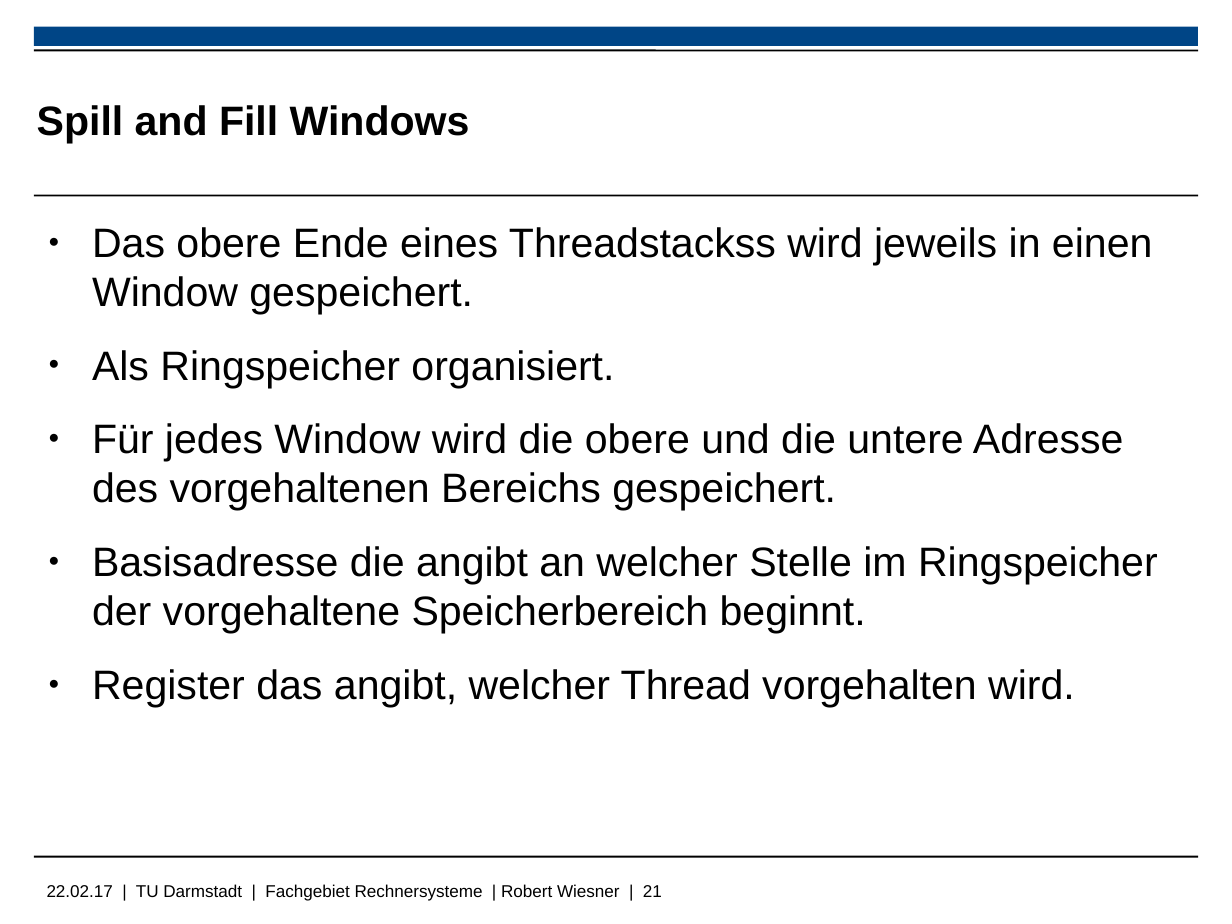
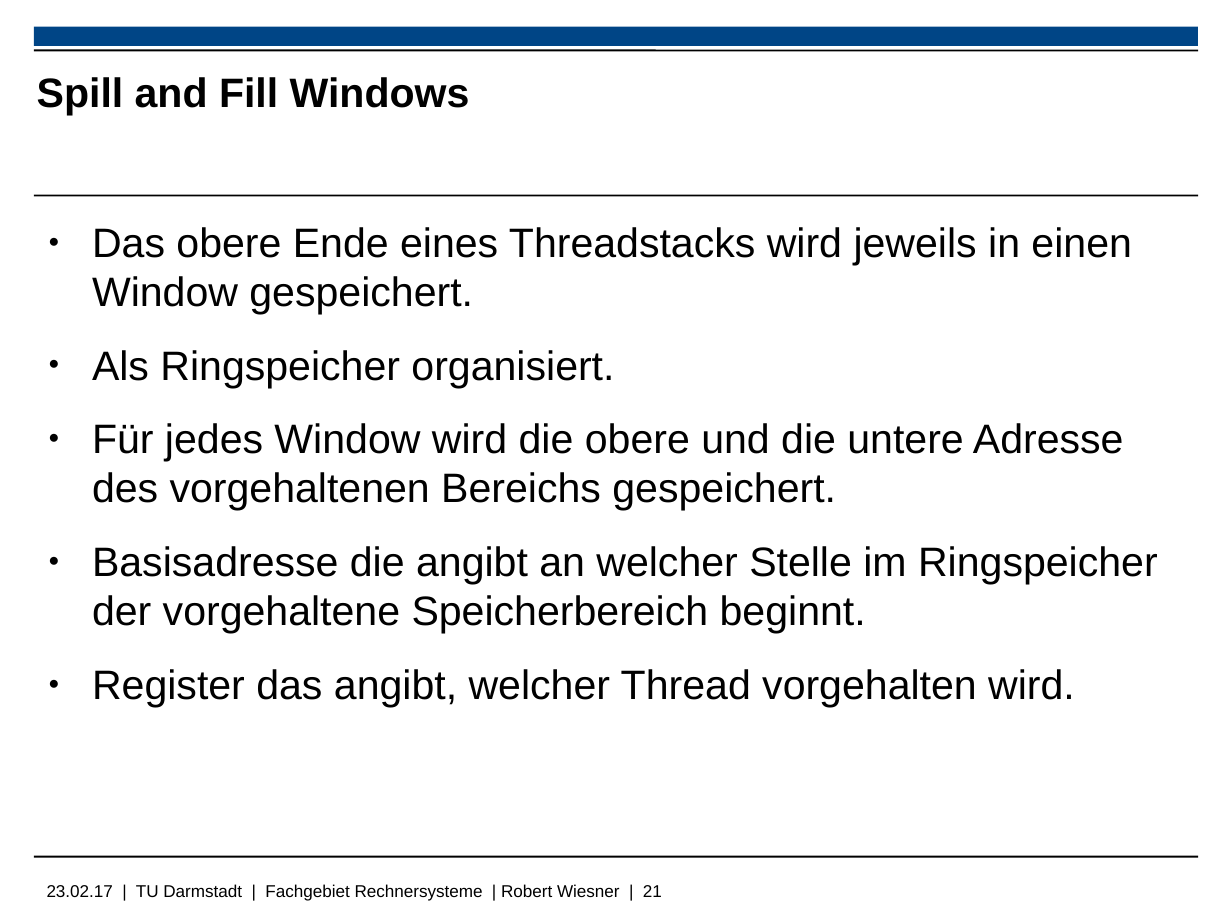
Before and after one commit to Wiero/PS_RS_REPORT, a slide deck: slide 21 of PräsentationSaF_Wiesner.odp. Drawn at 1232x924 pixels with LibreOffice and Linux fonts; fonts in the diff are those of the drawing; background and template pictures are left out. Boxes give left, top, right and bottom in pixels: in the first picture for what was removed or moved away, otherwise in the second. Text is boxed around its words. In the diff, an @@ line names an element or a change of style, - is before the commit and + after.

```diff
--- a/PräsentationSaF_Wiesner.odp
+++ b/PräsentationSaF_Wiesner.odp
@@ title "Spill and Fill Windows": place and size @@
-title "Spill and Fill Windows" at (37, 105, 470, 143)
+title "Spill and Fill Windows" at (37, 77, 470, 115)
@@ text at (92, 227, 1131, 314): text changed @@
-● Das obere Ende eines Threadstackss wird jeweils in einen Window gespeichert.
+● Das obere Ende eines Threadstacks wird jeweils in einen Window gespeichert.
@@ text at (47, 884, 662, 901): text changed @@
-22.02.17 | TU Darmstadt | Fachgebiet Rechnersysteme | Robert Wiesner | 21
+23.02.17 | TU Darmstadt | Fachgebiet Rechnersysteme | Robert Wiesner | 21
```
Also in this commit, not shown: 28 other slides changed, 1 slide removed, 7 other files.
